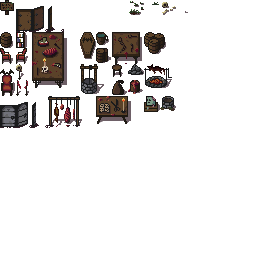
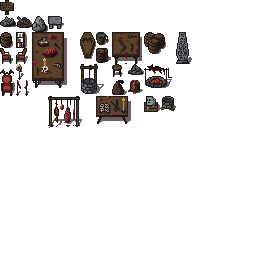
Two versions of the same layered image (w=256, h=256). Layer-by-layer changes:
painted on "Background" over [0, 1, 189, 128]
painted on "Shadows" over [11, 2, 192, 64]
